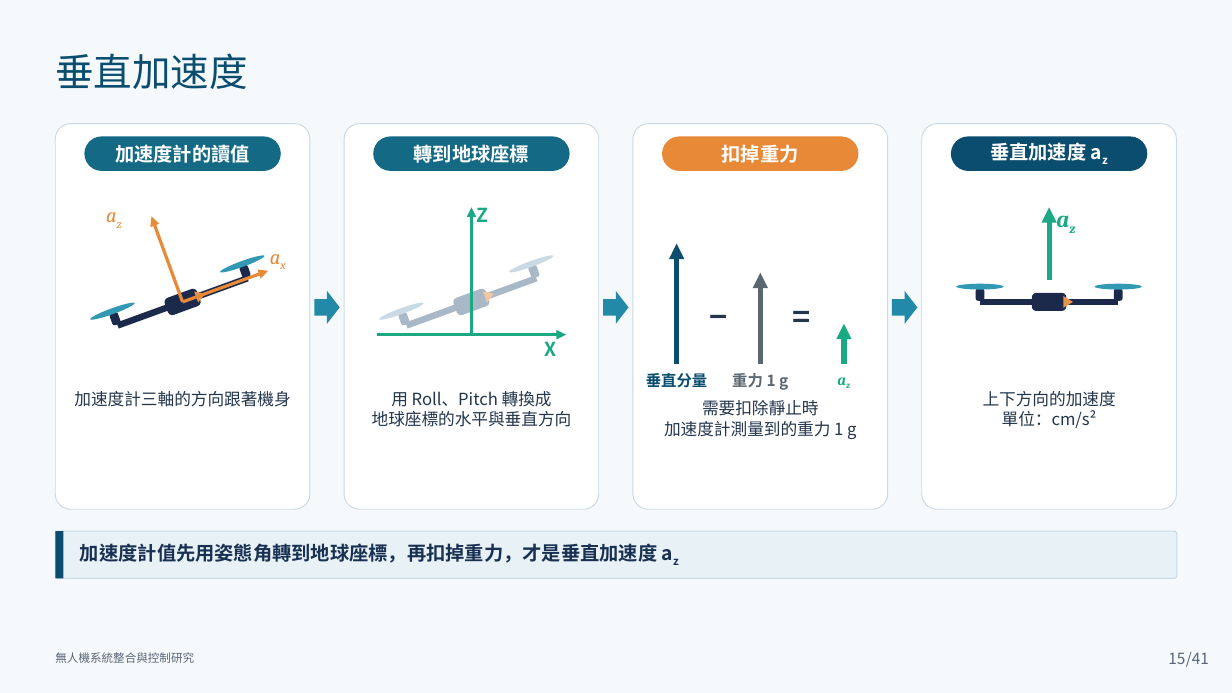
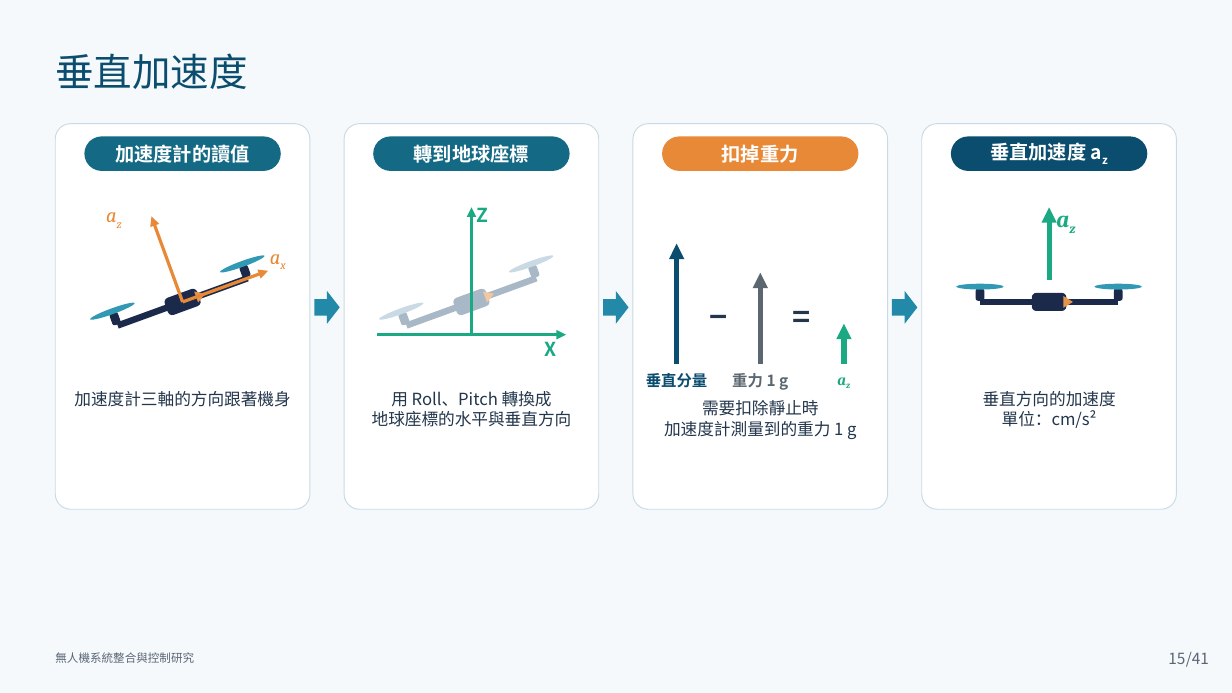
Before and after one commit to lingken1028/-, a slide deck: slide 15 of 無人機系統整合與控制研究_口試簡報 2.pptx. Drawn at 1232x693 pixels with LibreOffice and Linux fonts; fonts in the diff are those of the drawing. Boxes give left, top, right and bottom in pixels: in the first picture for what was removed or moved away, otherwise in the second. Text is boxed around its words. In the diff, an @@ line names an element or a change of style, - is before the commit and + after.

```diff
--- a/無人機系統整合與控制研究_口試簡報 2.pptx
+++ b/無人機系統整合與控制研究_口試簡報 2.pptx
@@ text at bbox=[983, 391, 1116, 411]: text changed @@
-上下方向的加速度
+垂直方向的加速度
@@ rounded rectangle removed at bbox=[55, 531, 1177, 579] @@
@@ rounded rectangle removed at bbox=[55, 531, 64, 579] @@
@@ text removed at bbox=[80, 543, 657, 563] @@
-加速度計值先用姿態角轉到地球座標，再扣掉重力，才是垂直加速度 az
```
Also in this commit, not shown: 11 other slides changed.
